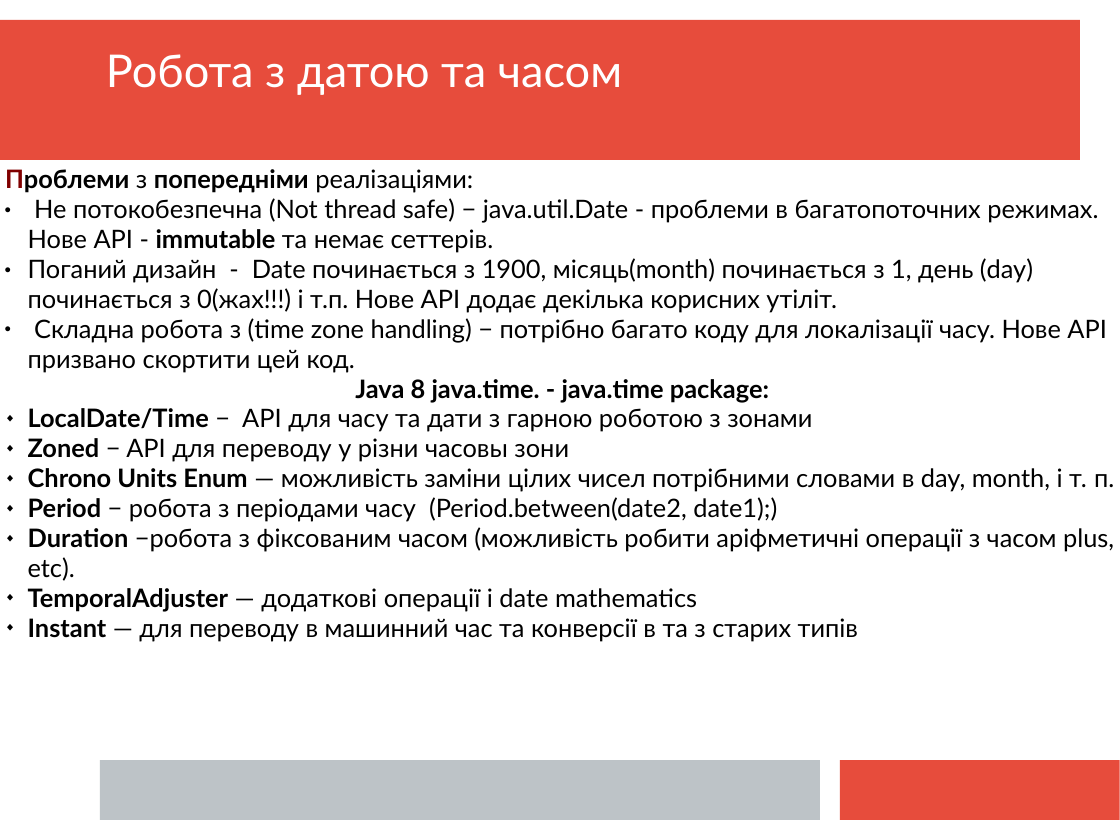
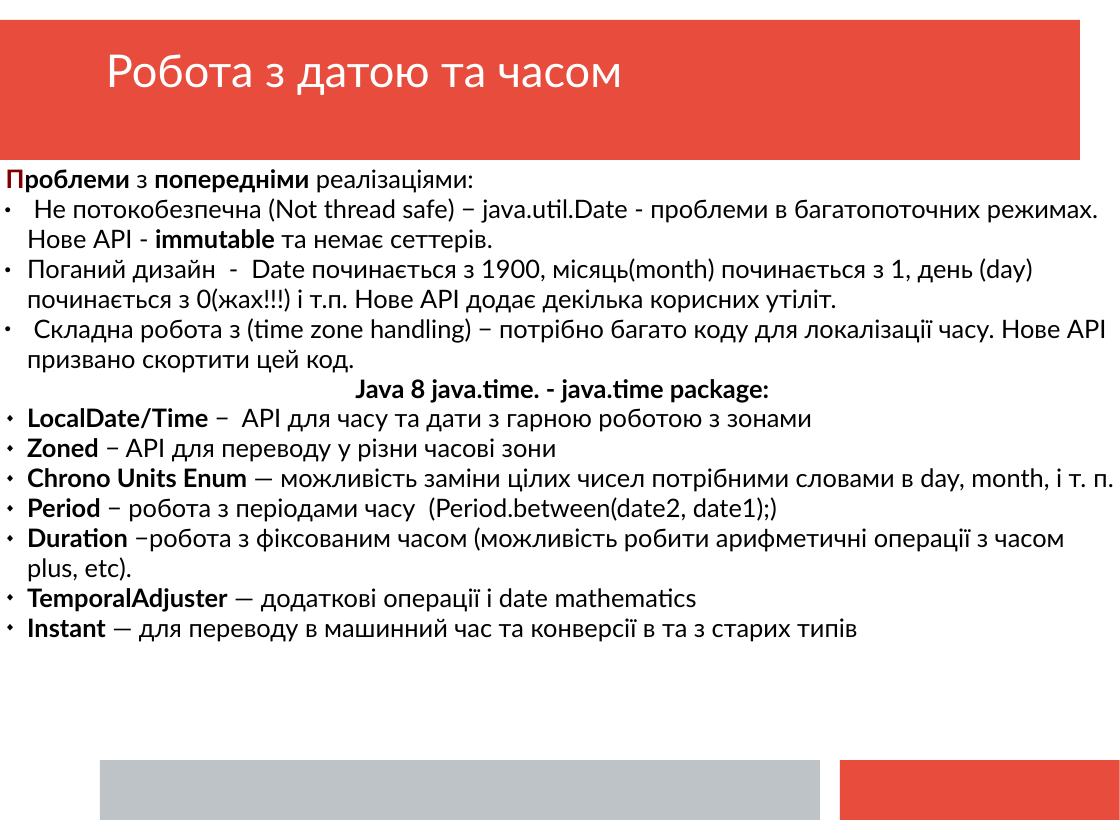
Before and after one commit to mecchmatProjects/JavaCourse, a slide deck: slide 3 of JavaTutorUkr9.ppt. Drawn at 1120x840 pixels with LibreOffice and Linux fonts; fonts in the diff are those of the drawing. Boxes give left, top, right and bottom in pixels: in the first picture for what was removed or moved away, otherwise in the second. Text is boxed around its words. In the diff, an @@ line names an element or a change of style, - is before the commit and + after.

```diff
--- a/JavaTutorUkr9.ppt
+++ b/JavaTutorUkr9.ppt
@@ text at bbox=[6, 169, 1107, 372]: indent changed @@
@@ text at bbox=[27, 438, 557, 462]: text changed @@
-◆ Zoned − API для переводу у різни часовы зони
+◆ Zoned − API для переводу у різни часові зони
@@ text at bbox=[27, 527, 1065, 581]: text changed @@
-◆ Duration −робота з фіксованим часом (можливість робити аріфметичні операції з часом plus, etc).
+◆ Duration −робота з фіксованим часом (можливість робити арифметичні операції з часом plus, etc).
```
Also in this commit, not shown: 24 other slides changed, 21 slides added.
